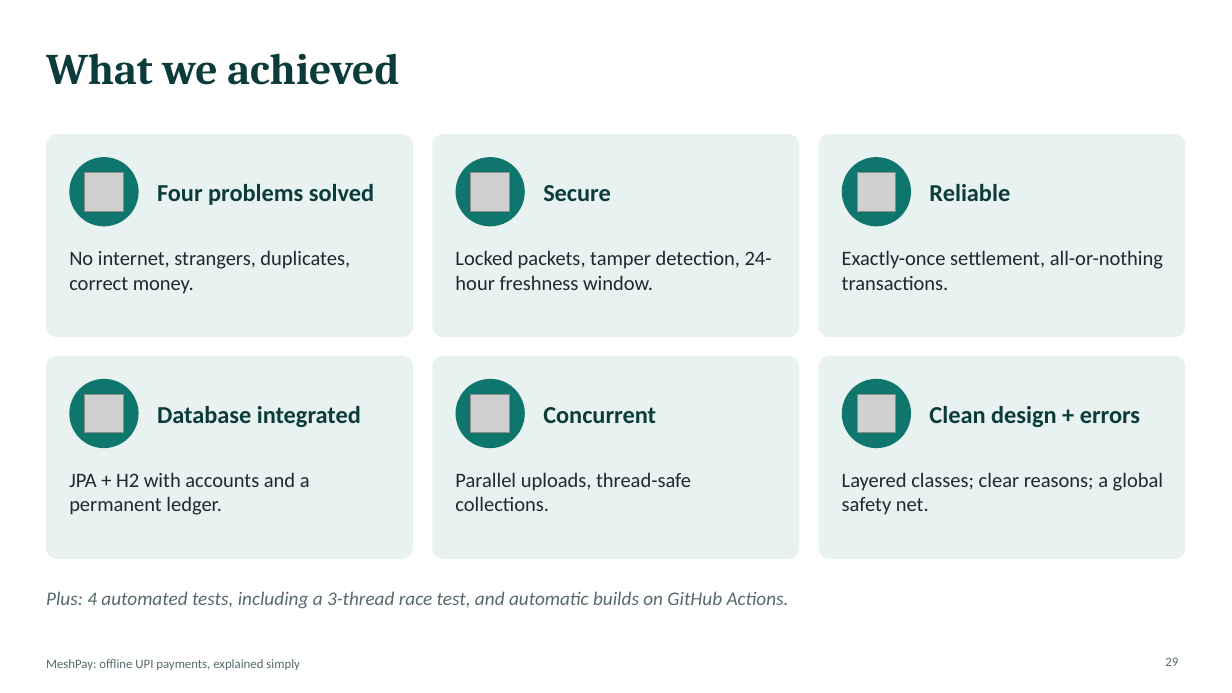
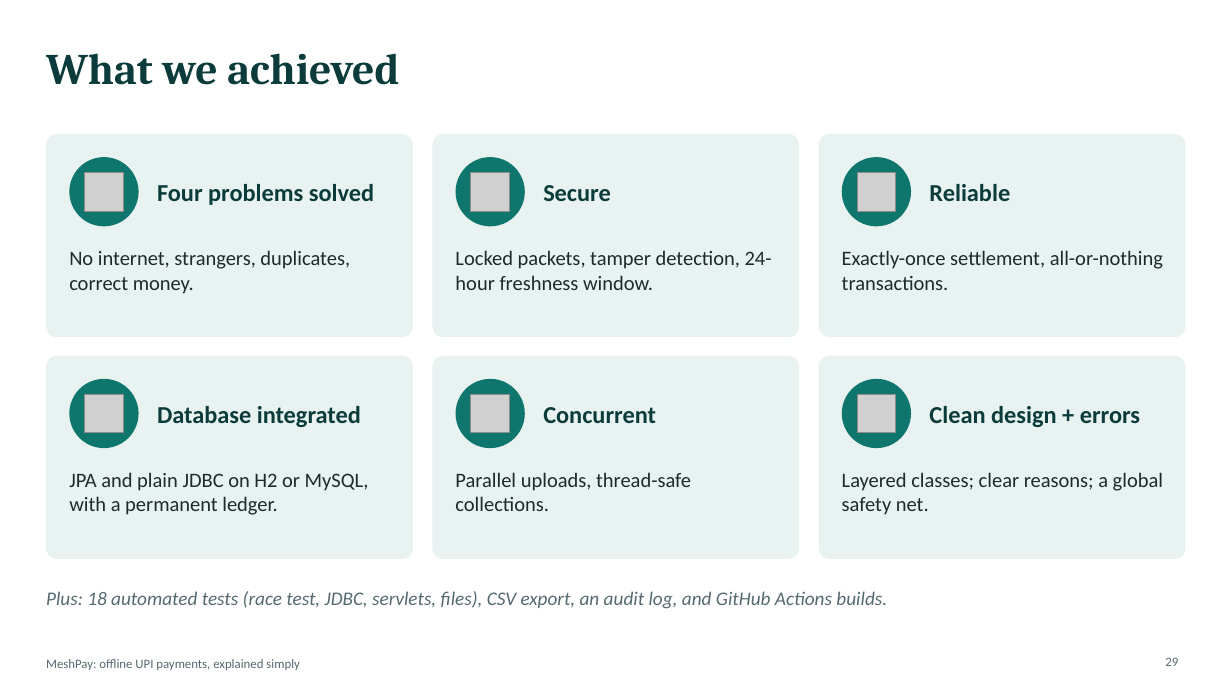
Before and after one commit to shaswatnaman/upi-offline-mesh, a slide deck: slide 29 of docs/MeshPay_Presentation.pptx. Drawn at 1232x693 pixels with LibreOffice and Linux fonts; fonts in the diff are those of the drawing; grey boxes stand for pictures. Boxes give left, top, right and bottom in pixels: in the first picture for what was removed or moved away, otherwise in the second. Text is boxed around its words. In the diff, an @@ line names an element or a change of style, - is before the commit and + after.

```diff
--- a/docs/MeshPay_Presentation.pptx
+++ b/docs/MeshPay_Presentation.pptx
@@ text at (x1=69, y1=472, x2=369, y2=515): text changed @@
-JPA + H2 with accounts and a permanent ledger.
+JPA and plain JDBC on H2 or MySQL, with a permanent ledger.
@@ text at (x1=46, y1=591, x2=887, y2=609): text changed @@
-Plus: 4 automated tests, including a 3-thread race test, and automatic builds on GitHub Actions.
+Plus: 18 automated tests (race test, JDBC, servlets, files), CSV export, an audit log, and GitHub Actions builds.
```
Also in this commit, not shown: 8 other slides changed, 3 slides added, 3 slides removed, 1 other file.
